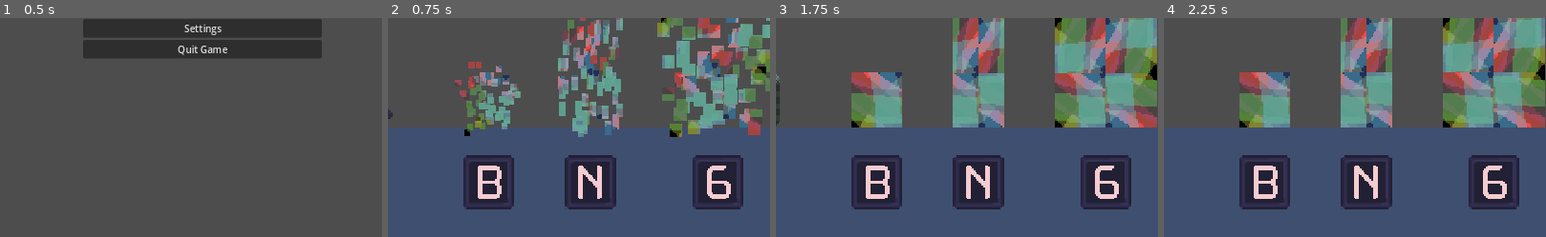
Above: before the commit, frames 1-4 (left to right).
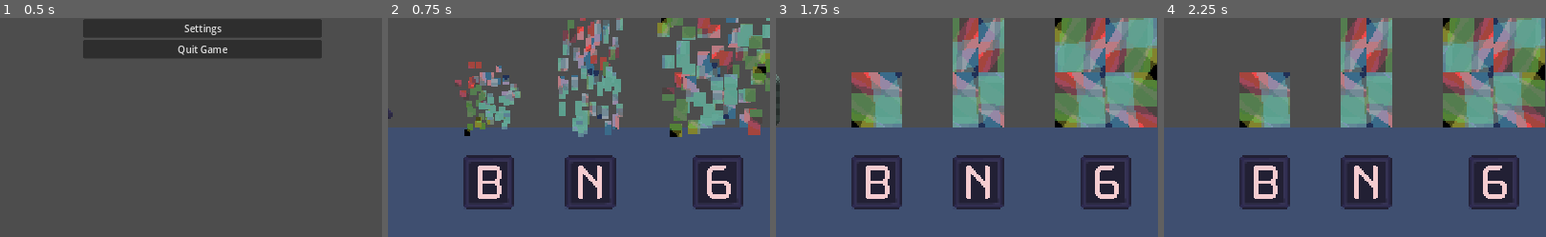
Above: after the commit, the same moments.

Repository: SweetFrontier/RogueScience
Game: Godot game, scene res://Scenes/Screens/MainMenu.tscn
The game is run twice, just before and just after one commit, with the same random seed, the same clock (stepped at 60 frames per second) and the same inputs.
Inputs:
- Up to frame 1 (0.5 s): no input
- Up to frame 2 (0.75 s): click "Start Game" at 0.5 s
- Up to frame 3 (1.75 s): tap Enter at 1.25 s; hold D from 1.28 s (still down); tap 0 at 1.35 s; tap Space at 1.52 s
- Up to frame 4 (2.25 s): keep holding D; tap 1 at 2.1 s
The pictures show only the part of the screen within x 24-74%, y 50-100%; the shares and areas given below are measured in that part.

Frame 1 is identical in both runs. In frame 2, less than 0.1% of the frame differs, in the area x 81-84%, y 26-28%; in frame 3, 0.2%, in the area x 46-98%, y 24-76%; in frame 4, nothing differs.

Commit message:
Start Level after moving and zoom

Diff:
--- a/Scripts/gameManager.gd
+++ b/Scripts/gameManager.gd
@@ -16,26 +16,29 @@
 
 func _process(delta):
 	if (moving):
-		# If you move to a new level start that level
-		Levels[current_level-1].process_mode = Node.PROCESS_MODE_DISABLED
-		Levels[current_level].process_mode = Node.PROCESS_MODE_ALWAYS
 		# Smooth movement towards new level center
 		var final_pos : Vector2 = Levels[current_level].cameraSpot.global_position
 		var smooth_move_x = lerp(camera.position.x, final_pos.x, 3 * delta)
 		var smooth_move_y = lerp(camera.position.y, final_pos.y, 3 * delta)
-		if (smooth_move_x != final_pos.x or smooth_move_y != final_pos.y):
+		if abs(smooth_move_x - final_pos.x) > 10 or abs(smooth_move_y - final_pos.y) > 1:
 			camera.position = Vector2(smooth_move_x, smooth_move_y)
 		else:
 			moving = false
 
 	if (zooming):
 		var final_zoom : Vector2 =  Levels[current_level].cameraSize
-		var smooth_zoom_x = lerp(camera.zoom.x, 1280/final_zoom.x, 3 * delta)
-		var smooth_zoom_y = lerp(camera.zoom.y, 736/final_zoom.y, 3 * delta)
-		if smooth_zoom_x != final_zoom.x or smooth_zoom_y != final_zoom.y:
+		final_zoom.x = 1280/final_zoom.x
+		final_zoom.y = 736/final_zoom.y
+		var smooth_zoom_x = lerp(camera.zoom.x, final_zoom.x, 3 * delta)
+		var smooth_zoom_y = lerp(camera.zoom.y, final_zoom.y, 3 * delta)
+		if abs(smooth_zoom_x - final_zoom.x) > 0.1 or abs(smooth_zoom_y - final_zoom.y) > 0.1:
 			camera.set_zoom(Vector2(smooth_zoom_x, smooth_zoom_y))
 		else:
 			zooming = false
+
+	if (not(moving or zooming)):
+		Levels[current_level-1].process_mode = Node.PROCESS_MODE_DISABLED
+		Levels[current_level].process_mode = Node.PROCESS_MODE_ALWAYS
 
 func increase_level() -> void:
 	current_level += 1
